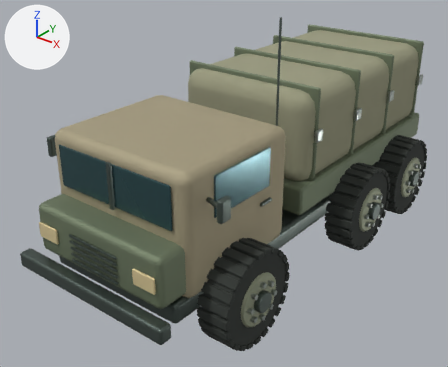
Renders of the Blender file ARTILLERY_FRONTLINE/assets/models/source/nomad.blend from each side of a commit.
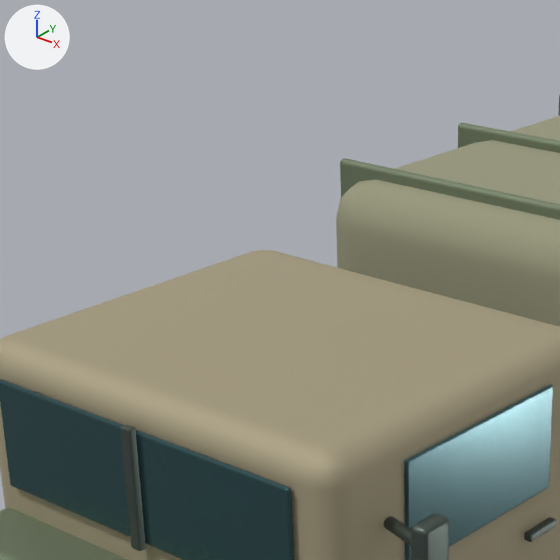
Each version is shown whole from a 50 mm lens placed at (5.92, -8.61, 6.16), pointed at (-0.2, -0.95, 1.41), then close up on the part from 13% to 61% of the width and 0% to 58% of the height. Arrows for +X, +Y and +Z are at upper left; the lights stay in place. The older version's two pictures come first.

Before the edit, the objects in view are built like this:
```python
me_cube_613 = bpy.data.meshes.new('Cube.613')
me_cube_613.from_pydata(...)  # 96 vertices, 98 faces; spans x -1.33..1.33, y -1.15..1.15, z -0.95..0.95
me_cube_613.materials.append(mat_sand_armor)  # beige #afa689
me_cube_614 = bpy.data.meshes.new('Cube.614')
me_cube_614.from_pydata(...)  # 576 vertices, 588 faces; spans x -1.35..1.35, y -0.5..7.35, z -0.4..1.77
me_cube_614.materials.append(mat_field_olive_002)  # greyish green #79856c
me_cube_617 = bpy.data.meshes.new('Cube.617')
me_cube_617.from_pydata(...)  # 288 vertices, 294 faces; spans x -0.01..2.69, y -1.19..0.62, z -0.35..0.31
me_cube_617.materials.append(mat_glass_002)  # dark cyan #3c5d61
ob_armored_cab = bpy.data.objects.new('Armored cab', me_cube_613)
ob_armored_cab.parent = ob_nomad
ob_armored_cab.location = (0.0, -2.45, 2.0)
ob_nomad_field_olive_002 = bpy.data.objects.new('Nomad_Field_olive.002', me_cube_614)
ob_nomad_field_olive_002.parent = ob_nomad
ob_nomad_field_olive_002.location = (0.0, -3.55, 1.55)
ob_nomad_glass_002 = bpy.data.objects.new('Nomad_Glass.002', me_cube_617)
ob_nomad_glass_002.parent = ob_nomad
ob_nomad_glass_002.location = (-1.34, -2.45, 2.48)
# also in view: 'Canvas load' at (0.0, 1.45, 2.45); 'Nomad_Gun_steel.002' at (0.0, -0.26, 2.58)
```
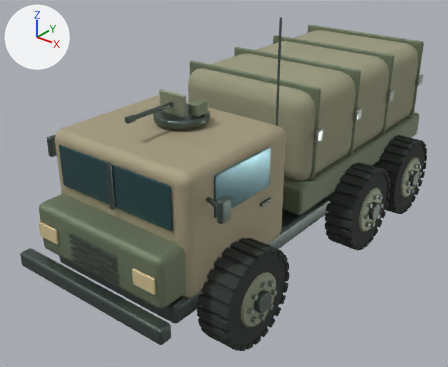
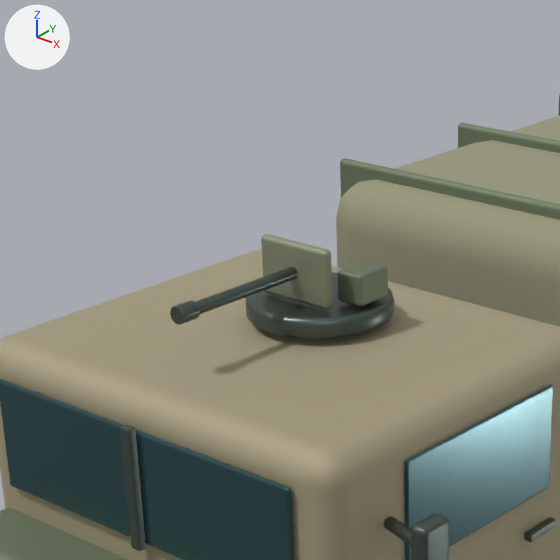
What differs and where, as boxes [x1, y1, x2, y2] in the close-ups (560 x 560 px):
'Turret ring', added
    after: [246, 272, 394, 339]
'Gun shield', added
    after: [261, 234, 333, 309]
'RecoilAssembly_Gun_steel', added
    after: [170, 267, 298, 324]
'Ammo box', added
    after: [337, 261, 388, 306]

The change, as a list of edits to the scene's bpy script:
```text
Add me_cube_164:
    me_cube_164.from_pydata(...)  # 96 vertices, 98 faces; spans x -0.09..0.09, y -0.12..0.12, z -0.09..0.09
    me_cube_164.materials.append(mat_field_olive_002)  # greyish green #79856c
Add me_cylinder_137:
    me_cylinder_137.from_pydata(...)  # 176 vertices, 156 faces; spans x -0.049..0.049, y -0.049..0.049, z -0.45..0.53
    me_cylinder_137.materials.append(mat_gun_steel_002)  # dark grey #5b6761
Add me_cube_163:
    me_cube_163.from_pydata(...)  # 96 vertices, 98 faces; spans x -0.25..0.25, y -0.03..0.03, z -0.17..0.17
    me_cube_163.materials.append(mat_armor_edge_002)  # grey #939981
Add me_cylinder_136:
    me_cylinder_136.from_pydata(...)  # 120 vertices, 102 faces; spans x -0.42..0.42, y -0.42..0.42, z -0.06..0.06
    me_cylinder_136.materials.append(mat_gun_steel_002)  # dark grey #5b6761
Add ob_ammo_box:
    ob_ammo_box = bpy.data.objects.new('Ammo box', me_cube_164)
    ob_ammo_box.parent = ob_barrelpivot
    ob_ammo_box.location = (0.28, 0.05, 0.05)
Add ob_barrelpivot:
    ob_barrelpivot = bpy.data.objects.new('BarrelPivot', None)
    ob_barrelpivot.parent = ob_turret
    ob_barrelpivot.location = (0.0, 0.0, 0.12)
Add ob_turret:
    ob_turret = bpy.data.objects.new('Turret', None)
    ob_turret.parent = ob_nomad
    ob_turret.location = (0.0, -2.2, 3.05)
Add ob_recoilassembly_gun_steel:
    ob_recoilassembly_gun_steel = bpy.data.objects.new('RecoilAssembly_Gun_steel', me_cylinder_137)
    ob_recoilassembly_gun_steel.parent = ob_recoilassembly
    ob_recoilassembly_gun_steel.location = (0.0, -0.55, 0.12)
    ob_recoilassembly_gun_steel.rotation_euler = (1.571, 0.0, 0.0)  # degrees (90, 0, 0)
Add ob_recoilassembly:
    ob_recoilassembly = bpy.data.objects.new('RecoilAssembly', None)
    ob_recoilassembly.parent = ob_barrelpivot
    ob_recoilassembly.location = (0.0, 0.0, 0.0)
Add ob_gun_shield:
    ob_gun_shield = bpy.data.objects.new('Gun shield', me_cube_163)
    ob_gun_shield.parent = ob_barrelpivot
    ob_gun_shield.location = (0.0, -0.18, 0.12)
Add ob_turret_ring:
    ob_turret_ring = bpy.data.objects.new('Turret ring', me_cylinder_136)
    ob_turret_ring.parent = ob_turret
    ob_turret_ring.location = (0.0, 0.0, 0.0)
```
